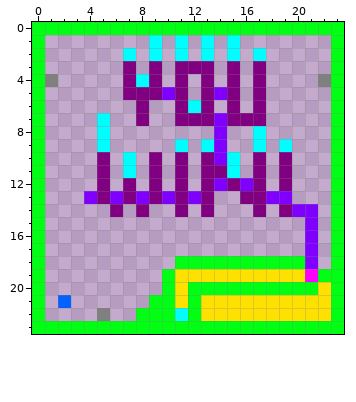
Edited in one commit: pixel-art sprite (src/main/resources/levels/level20.png). The picture above is the old version.
The file is 24x24 pixels.
After:
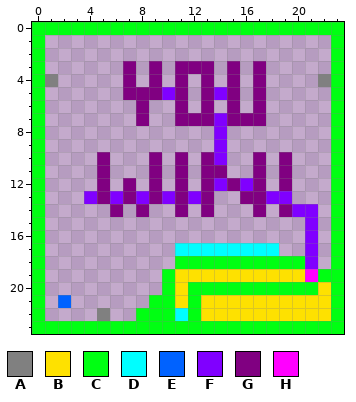
Palette (. is transparent): A #808080  B #fee100  C #00ff12  D #00feff  E #0062ff  F #8000ff  G #800081  H #ff00ff
Change:
y 1: x 9 D -> .; x 11 D -> .; x 13 D -> .; x 15 D -> .
y 2: x 7 D -> .; x 9 D -> .; x 11 D -> .; x 13 D -> .; x 15 D -> .; x 17 D -> .
y 4: x 8 D -> .
y 6: x 12 D -> .
y 7: x 5 D -> .
y 8: x 5 D -> .; x 17 D -> .
y 9: x 5 D -> .; x 11 D -> .; x 13 D -> .; x 17 D -> .; x 19 D -> .
y 10..11: x 7 D -> .; x 15 D -> .
y 17: x 11..18 ........ -> DDDDDDDD
Boxes around the changes in both pictures, in picture pixels (x1, y1, x2, y2):
erased: (97, 35, 292, 178)
added: (175, 243, 279, 256)
